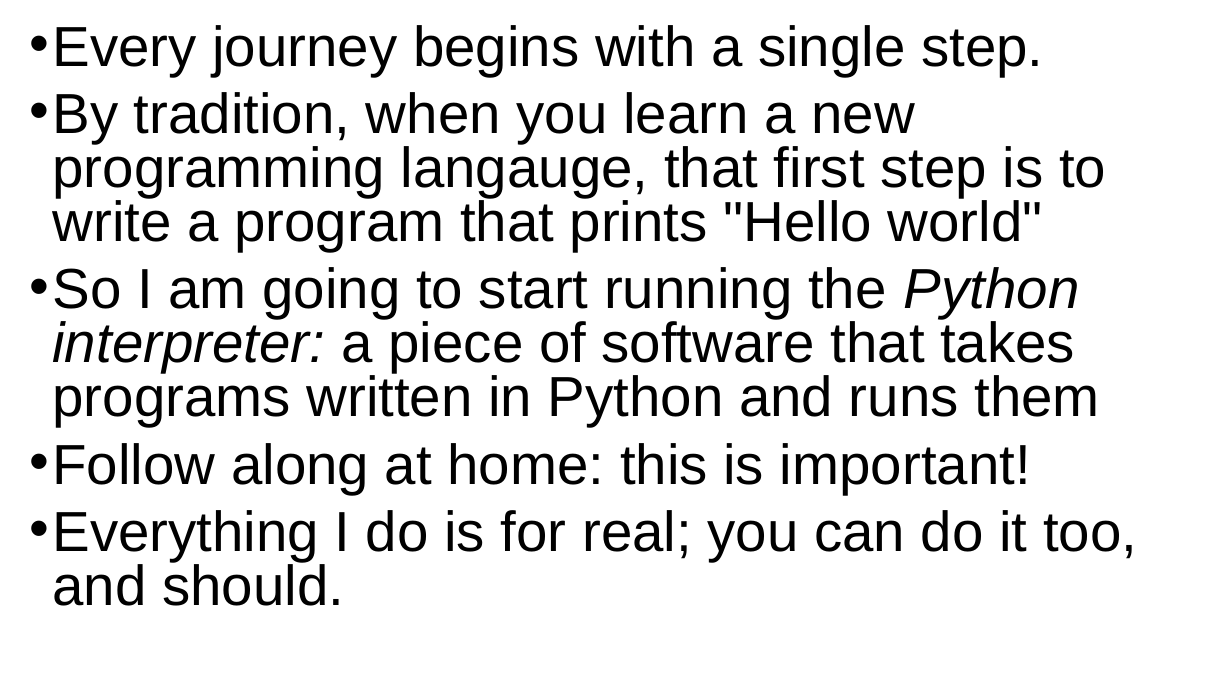
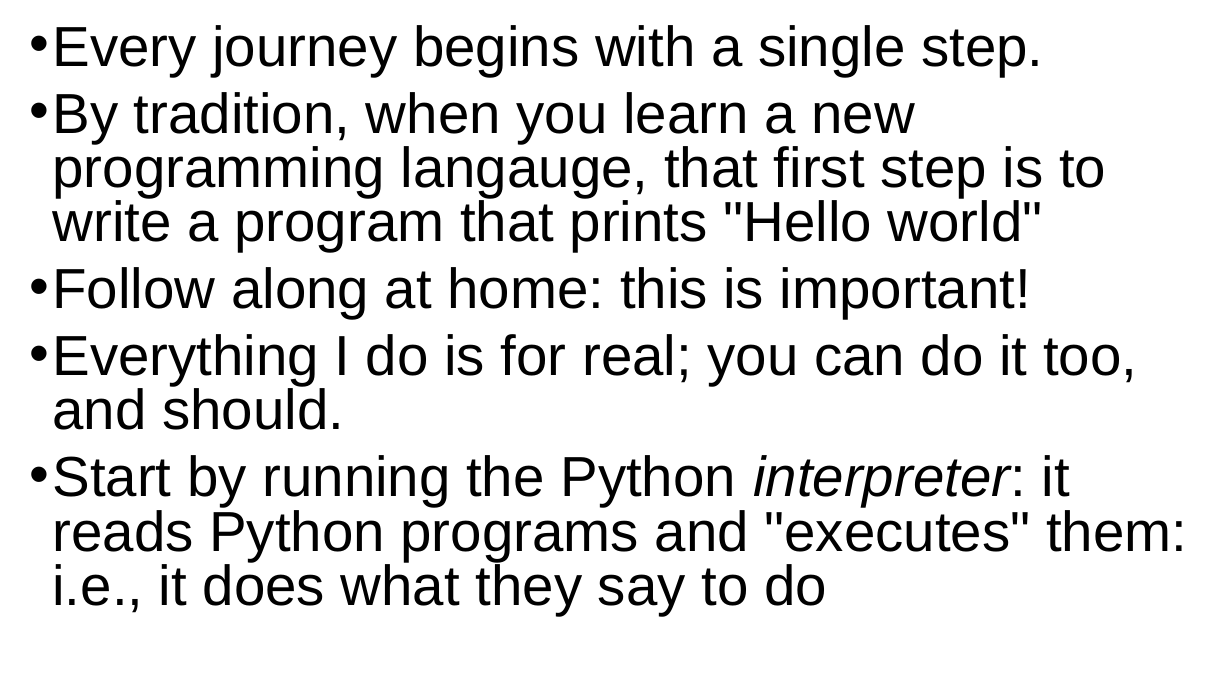
Before and after one commit to grimmelm/ctech404, a slide deck: slide 4 of ctech401/module_1/CTECH401 Module 1 - Hello World and Storing Data.pptx. Drawn at 1232x693 pixels with LibreOffice and Linux fonts; fonts in the diff are those of the drawing. Boxes give left, top, right and bottom in pixels: in the first picture for what was removed or moved away, otherwise in the second. Text is boxed around its words. In the diff, an @@ line names an element or a change of style, - is before the commit and + after.

```diff
--- a/ctech401/module_1/CTECH401 Module 1 - Hello World and Storing Data.pptx
+++ b/ctech401/module_1/CTECH401 Module 1 - Hello World and Storing Data.pptx
@@ text at (52,267,1099,427): paragraph removed @@
-• So I am going to start running the Python interpreter: a piece of software that takes programs written in Python and runs them
@@ text at (52,455,1187,615): paragraph added @@
+• Start by running the Python interpreter: it reads Python programs and "executes" them: i.e., it does what they say to do
```
Also in this commit, not shown: 9 other slides changed, 8 slides added, 2 slides removed, 2 other files.
